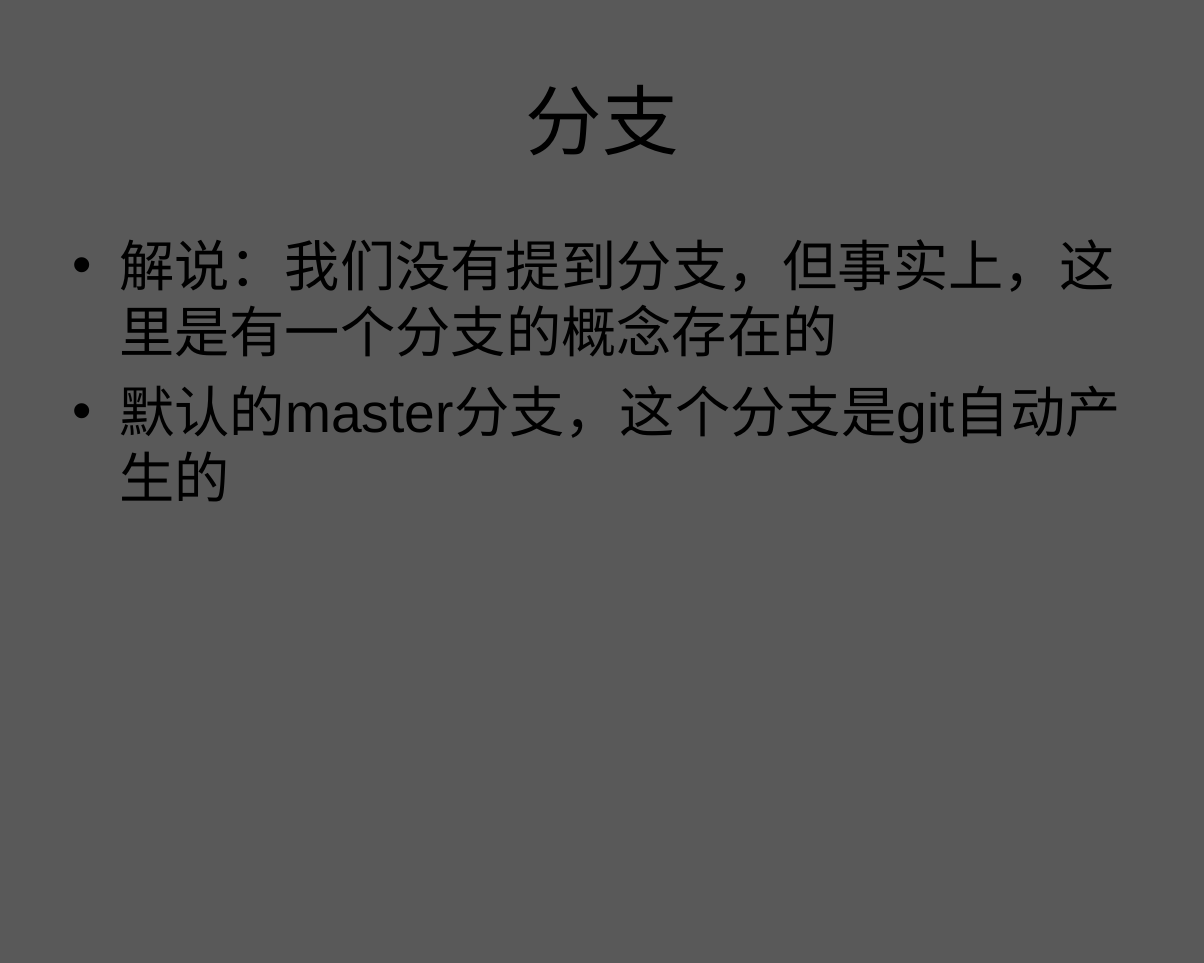
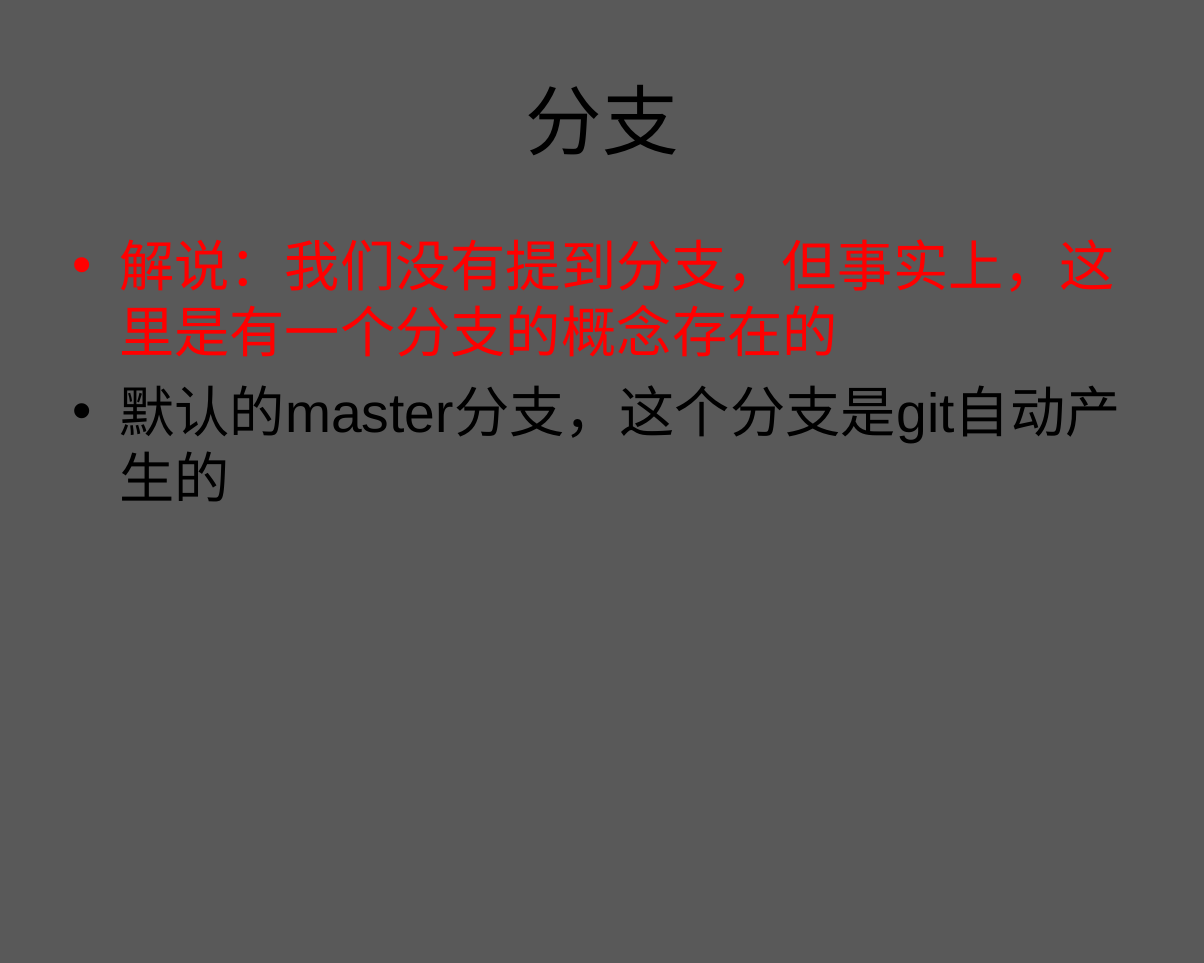
Before and after one commit to zhuxiaosheng/code, a slide deck: slide 71 of git.ppt (slide 74 before the commit). Drawn at 1204x963 pixels with LibreOffice and Linux fonts; fonts in the diff are those of the drawing; background and template pictures are left out. Boxes give left, top, right and bottom in pixels: in the first picture for what was removed or moved away, otherwise in the second. Text is boxed around its words. In the diff, an @@ line names an element or a change of style, - is before the commit and + after.

```diff
--- a/git.ppt
+++ b/git.ppt
@@ text at (x1=119, y1=239, x2=1114, y2=357): text colour #000000 to #FF0000 in "解说：我们没有提到分支，但事实上，这里是有一个分支的概念存在的"; bullet colour #000000 to #FF0000 @@
```
Also in this commit, not shown: 8 other slides changed, 10 slides added, 7 slides removed.
